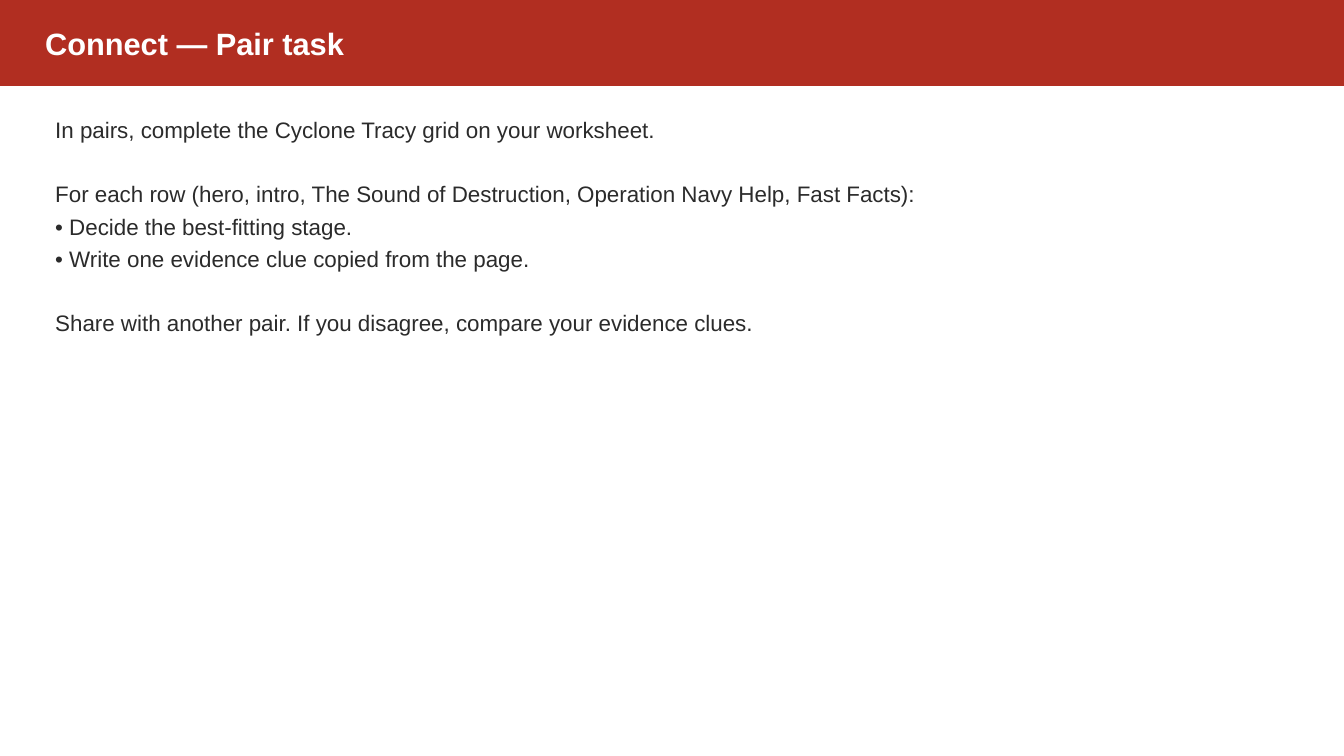
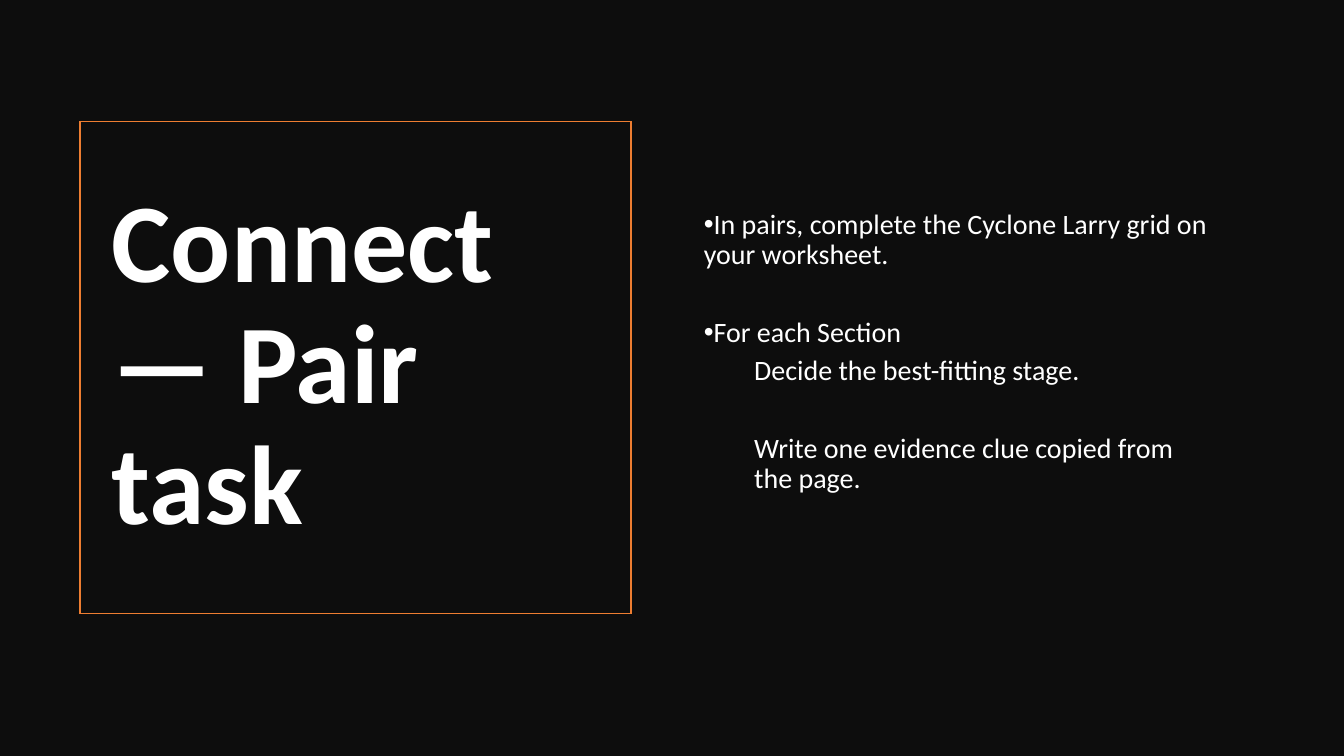
Before and after one commit to dsuth10/Joshua, a slide deck: slide 17 of Units/English/English_Unit_2/Lesson_Plans/Lesson_02_Slides.pptx. Drawn at 1344x756 pixels with LibreOffice and Linux fonts; fonts in the diff are those of the drawing. Boxes give left, top, right and bottom in pixels: in the first picture for what was removed or moved away, otherwise in the second. Text is boxed around its words. In the diff, an @@ line names an element or a change of style, - is before the commit and + after.

```diff
--- a/Units/English/English_Unit_2/Lesson_Plans/Lesson_02_Slides.pptx
+++ b/Units/English/English_Unit_2/Lesson_Plans/Lesson_02_Slides.pptx
@@ rectangle removed at [0,0,1344,86] @@
@@ rectangle added at [0,0,1344,756], fill #0D0D0D @@
@@ text "In pairs, complete the Cyclone ..." at [704,214,1207,493]: vertical alignment top to middle @@
@@ rectangle added at [80,121,630,613], outline #ED7D31 1 pt @@
@@ text "Connect — Pair task": place and size @@
-text "Connect — Pair task" at [45,32,344,56]
+text "Connect — Pair task" at [112,208,493,525]
@@ text "Connect — Pair task" at [112,208,493,525]: size 22 to 80 pt, font Arial to Calibri; line spacing 1 to 0.9; more space between paragraphs @@
@@ text at [704,214,1207,493]: text changed; size 16 to 20 pt; font Arial to Calibri; text colour #2B2B2B to #FFFFFF @@
-In pairs, complete the Cyclone Tracy grid on your worksheet.
-For each row (hero, intro, The Sound of Destruction, Operation Navy Help, Fast Facts):
-• Decide the best-fitting stage.
-• Write one evidence clue copied from the page.
-Share with another pair. If you disagree, compare your evidence clues.
+• In pairs, complete the Cyclone Larry grid on your worksheet.
+• For each Section
+  Decide the best-fitting stage.
+  Write one evidence clue copied from the page.
```
Also in this commit, not shown: 16 other slides changed, 1 other file.
